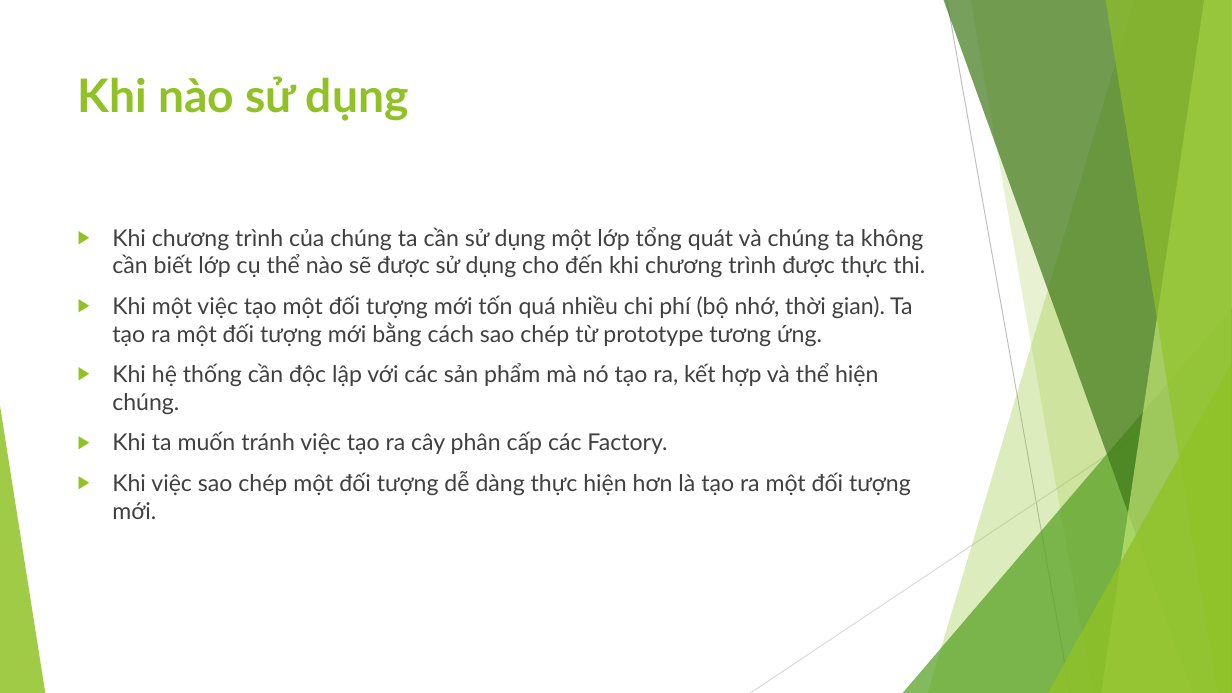
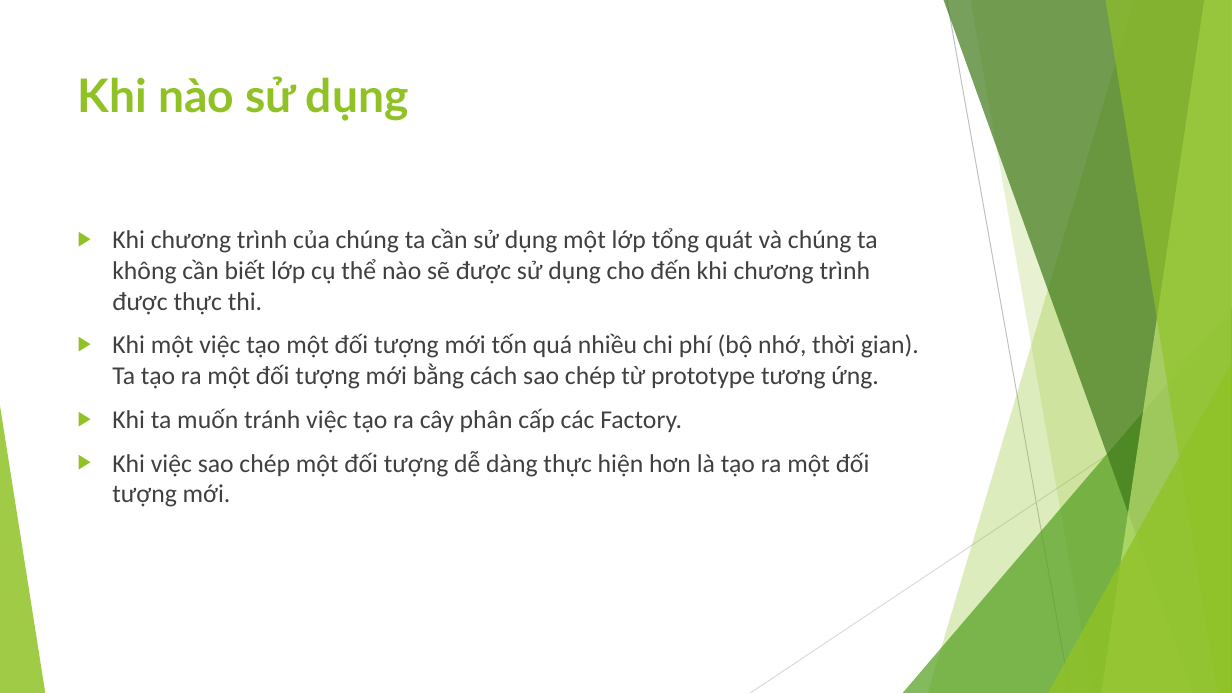
Before and after one commit to ChrisJamison/design_pattern, a slide deck: slide 4 of Báo cáo cuối kỳ/4. Prototype/Slide.pptx. Drawn at 1232x693 pixels with LibreOffice and Linux fonts; fonts in the diff are those of the drawing. Boxes give left, top, right and bottom in pixels: in the first picture for what was removed or moved away, otherwise in the second. Text is boxed around its words. In the diff, an @@ line names an element or a change of style, - is before the commit and + after.

Commit message:
Complete Prototype - Demo updating...

```diff
--- a/Báo cáo cuối kỳ/4. Prototype/Slide.pptx
+++ b/Báo cáo cuối kỳ/4. Prototype/Slide.pptx
@@ text "Khi chương trình của chúng ..." at <box>112,228,919,507</box>: size 18 to 20 pt, font Lato to Calibri @@
@@ text at <box>112,363,878,414</box>: paragraph removed @@
-▶ Khi hệ thống cần độc lập với các sản phẩm mà nó tạo ra, kết hợp và thể hiện chúng.
```
Also in this commit, not shown: 10 other slides changed, 2 slides added, 1 slide removed, 15 other files.
